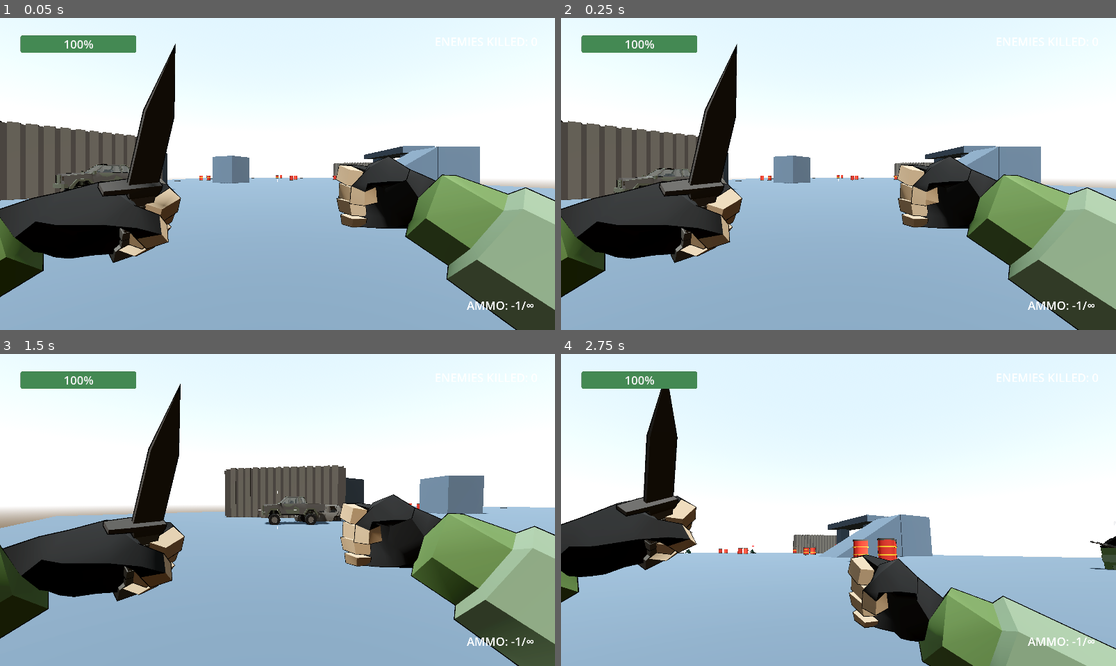
Above: before the commit, frames 1-4 (two rows, left to right).
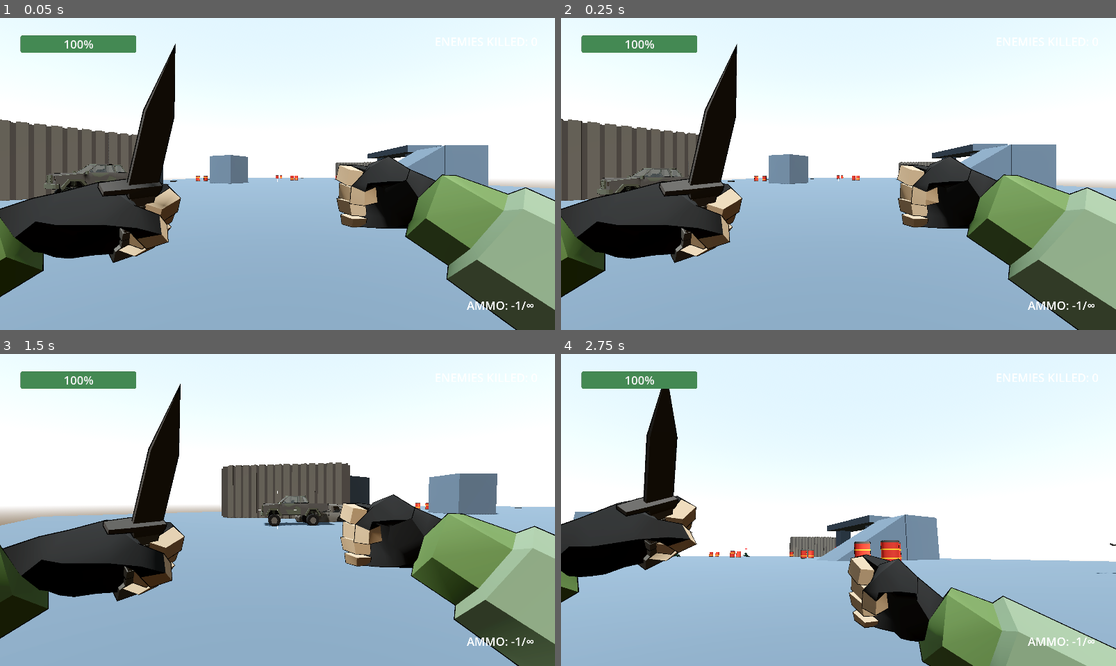
Above: after the commit, the same moments.

Repository: OGKushhh/FPS-OpenWorld
Game: Godot game, scene res://main.tscn
The game is run twice, just before and just after one commit, with the same random seed, the same clock (stepped at 60 frames per second) and the same inputs.
Inputs (mouse positions are in pixels of both pictures, inside the frame that each line leads up to):
- Up to frame 1 (0.05 s): no input
- Up to frame 2 (0.25 s): no input
- Up to frame 3 (1.5 s): move the mouse to (305, 510) at 0.52 s; hold F (activate) 0.53-1.28 s; hold W (forward) from 0.53 s (still down); right-click (305, 510) at 0.8 s; move the mouse to (249, 510) at 1.27 s; right-click (249, 510) at 1.35 s
- Up to frame 4 (2.75 s): keep holding W (forward); tap Ctrl (crouch) at 1.55 s; move the mouse to (849, 503) at 2.02 s; hold Ctrl (crouch) from 2.03 s (still down); click (849, 503) at 2.3 s

The runs differ from the first frame. In frame 1, 3.6% of the frame differs, in the area x 0-88%, y 32-59%; in frame 2, 1.8%; in frame 3, 2.9%; in frame 4, 2.2%.

Commit message:
ADS rework?

Diff:
--- a/common/hud/crosshair.gd
+++ b/common/hud/crosshair.gd
@@ -1,4 +1,15 @@
 extends Control
+
+# ══════════════════════════════════════════════════════════════════
+# CROSSHAIR.GD — Valorant Dynamic Crosshair + ADS Reticle Snap
+#
+# Hipfire: Crosshair stays fixed at screen center; bullets stray
+#          away from it via spread/recoil math.
+# ADS:     Crosshair DETACHES from center and SNAPS to the active
+#          spray coordinates — acts as a red-dot sight showing
+#          exactly where the next bullet will land.
+# ══════════════════════════════════════════════════════════════════
+
 
 # Dynamic crosshair elements
 @onready var crosshair_top: ColorRect = $CrosshairTop
@@ -12,6 +23,11 @@
 const LINE_WIDTH: float = 3.0
 const LINE_LENGTH: float = 10.0
 const CENTER_DOT_SIZE: float = 2.0
+
+# ADS crosshair settings (thinner lines, smaller dot — red-dot sight look)
+const ADS_LINE_WIDTH: float = 2.0
+const ADS_LINE_LENGTH: float = 6.0
+const ADS_CENTER_DOT_SIZE: float = 3.0  # Slightly larger dot for visibility
 
 # Spread-to-pixel mapping
 # 0.25° (Valorant first-shot) ≈ 10px from center at 1080p
@@ -25,6 +41,15 @@
 var target_spread: float = 20.0
 var is_aiming: bool = false
 
+# ── Reticle Snap State ───────────────────────────────────────────
+# When ADS, the crosshair offset tracks the weapon's accumulated
+# recoil pitch and yaw, converting them to 2D pixel displacements.
+# This makes the crosshair act as a red-dot sight: it shows
+# EXACTLY where the next bullet will land.
+var snap_offset_x: float = 0.0   # Horizontal pixel offset from spray yaw
+var snap_offset_y: float = 0.0   # Vertical pixel offset from spray pitch
+var snap_lerp_speed: float = 20.0  # How fast the crosshair snaps to spray
+
 
 func _ready() -> void:
         Global.aim_mode_changed.connect(_on_aim_mode_changed)
@@ -39,13 +64,73 @@
 func _process(delta: float) -> void:
         # Smoothly interpolate to target spread
         current_spread = lerp(current_spread, target_spread, delta * 12.0)
+
+        # Update reticle snap offset from weapon recoil when ADS
+        _update_snap_offset(delta)
+
         _update_crosshair_positions()
 
 
+func _update_snap_offset(delta: float) -> void:
+        if not is_aiming:
+                # When not ADS, snap offset decays back to zero
+                snap_offset_x = lerp(snap_offset_x, 0.0, delta * snap_lerp_speed)
+                snap_offset_y = lerp(snap_offset_y, 0.0, delta * snap_lerp_speed)
+                return
+
+        # Get the current weapon's recoil offsets
+        var weapon = _get_current_weapon()
+        if not weapon:
+                return
+
+        # Convert recoil degrees to pixel offset
+        var pixels_per_degree = _get_pixels_per_degree()
+
+        # The recoil_accumulated_pitch moves the crosshair UP (negative Y)
+        # because vertical recoil kicks the camera up, so the bullet
+        # impact point is above the center.
+        # The recoil_accumulated_yaw moves the crosshair left/right.
+        var target_y = -weapon.recoil_accumulated_pitch * pixels_per_degree
+        var target_x = weapon.recoil_accumulated_yaw * pixels_per_degree
+
+        # Smoothly interpolate snap for fluid feel
+        snap_offset_x = lerp(snap_offset_x, target_x, delta * snap_lerp_speed)
+        snap_offset_y = lerp(snap_offset_y, target_y, delta * snap_lerp_speed)
+
+
+func _get_pixels_per_degree() -> float:
+        # Calculate pixels per degree based on viewport and camera FOV.
+        # For perspective projection:
+        #   pixels_per_radian = viewport_height / (2 * tan(fov/2))
+        #   pixels_per_degree = pixels_per_radian * (PI / 180)
+        var camera = get_viewport().get_camera_3d()
+        if not camera:
+                # Fallback: assume 71° FOV at 1080p ≈ 15.2 px/deg
+                return size.y / 71.0
+
+        var fov_rad = deg_to_rad(camera.fov)
+        # Explicit grouping prevents left-to-right evaluation traps:
+        #   (viewport / denominator) * radians_to_degrees_factor
+        var pixels_per_degree = (size.y / (2.0 * tan(fov_rad / 2.0))) * (PI / 180.0)
+        return pixels_per_degree
+
+
+func _get_current_weapon():
+        if not Global.player:
+                return null
+
+        var weapons_manager = Global.player.get_node_or_null("WeaponsManager")
+        if not weapons_manager or not weapons_manager.current_weapon:
+                return null
+
+        var weapon = weapons_manager.current_weapon
+        if weapon.is_melee_weapon:
+                return null
+
+        return weapon
+
+
 func _on_player_velocity_changed(velocity: Vector3) -> void:
-        if is_aiming:
-                return
-
         # Calculate horizontal velocity magnitude
         var horizontal_velocity = Vector2(velocity.x, velocity.z).length()
 
@@ -86,39 +171,43 @@
         var center_x = size.x / 2.0
         var center_y = size.y / 2.0
 
+        # ── ADS Reticle Snap ─────────────────────────────────────
+        # When ADS, offset the crosshair center by the spray coordinates.
+        # The crosshair detaches from screen center and snaps to
+        # where the next bullet will actually land.
+        center_x += snap_offset_x
+        center_y += snap_offset_y
+
+        # ── ADS Visual Style ─────────────────────────────────────
+        # Use thinner lines and different dot size when ADS
+        var line_w = ADS_LINE_WIDTH if is_aiming else LINE_WIDTH
+        var line_l = ADS_LINE_LENGTH if is_aiming else LINE_LENGTH
+        var dot_s = ADS_CENTER_DOT_SIZE if is_aiming else CENTER_DOT_SIZE
+
         # Top line
-        crosshair_top.position = Vector2(center_x - LINE_WIDTH / 2.0, center_y - current_spread - LINE_LENGTH)
-        crosshair_top.size = Vector2(LINE_WIDTH, LINE_LENGTH)
+        crosshair_top.position = Vector2(center_x - line_w / 2.0, center_y - current_spread - line_l)
+        crosshair_top.size = Vector2(line_w, line_l)
 
         # Bottom line
-        crosshair_bottom.position = Vector2(center_x - LINE_WIDTH / 2.0, center_y + current_spread)
-        crosshair_bottom.size = Vector2(LINE_WIDTH, LINE_LENGTH)
+        crosshair_bottom.position = Vector2(center_x - line_w / 2.0, center_y + current_spread)
+        crosshair_bottom.size = Vector2(line_w, line_l)
 
         # Left line
-        crosshair_left.position = Vector2(center_x - current_spread - LINE_LENGTH, center_y - LINE_WIDTH / 2.0)
-        crosshair_left.size = Vector2(LINE_LENGTH, LINE_WIDTH)
+        crosshair_left.position = Vector2(center_x - current_spread - line_l, center_y - line_w / 2.0)
+        crosshair_left.size = Vector2(line_l, line_w)
 
         # Right line
-        crosshair_right.position = Vector2(center_x + current_spread, center_y - LINE_WIDTH / 2.0)
-        crosshair_right.size = Vector2(LINE_LENGTH, LINE_WIDTH)
+        crosshair_right.position = Vector2(center_x + current_spread, center_y - line_w / 2.0)
+        crosshair_right.size = Vector2(line_l, line_w)
 
         # Center dot
-        crosshair_center.position = Vector2(center_x - CENTER_DOT_SIZE / 2.0, center_y - CENTER_DOT_SIZE / 2.0)
-        crosshair_center.size = Vector2(CENTER_DOT_SIZE, CENTER_DOT_SIZE)
+        crosshair_center.position = Vector2(center_x - dot_s / 2.0, center_y - dot_s / 2.0)
+        crosshair_center.size = Vector2(dot_s, dot_s)
 
 
 func _on_aim_mode_changed(aim_mode: bool) -> void:
         is_aiming = aim_mode
-        if aim_mode:
-                # Hide crosshair when aiming down sights
-                crosshair_top.visible = false
-                crosshair_bottom.visible = false
-                crosshair_left.visible = false
-                crosshair_right.visible = false
-                crosshair_center.visible = false
-        else:
-                crosshair_top.visible = true
-                crosshair_bottom.visible = true
-                crosshair_left.visible = true
-                crosshair_right.visible = true
-                crosshair_center.visible = true
+        # NOTE: Crosshair stays VISIBLE in ADS mode now.
+        # Instead of hiding, it snaps to spray coordinates (reticle snap).
+        # The _update_crosshair_positions() function handles the visual
+        # offset based on the weapon's accumulated recoil.
--- a/common/utils/active_camera.gd
+++ b/common/utils/active_camera.gd
@@ -7,9 +7,9 @@
 var original_camera_rotation: Vector3
 
 # FOV management
-const BASE_FOV: float = 75.0
-const SPRINT_FOV: float = 85.0
-const CROUCH_FOV: float = 72.0  # Slightly tighter FOV when crouching
+const BASE_FOV: float = 71.0  # 71° vertical ≈ 103° horizontal at 16:9 (Valorant default)
+const SPRINT_FOV: float = 82.0  # Slight FOV increase on sprint
+const CROUCH_FOV: float = 68.0  # Slightly tighter FOV when crouching
 var target_fov: float = BASE_FOV
 var is_sprinting: bool = false
 var is_aiming: bool = false
@@ -21,68 +21,68 @@
 
 
 func _ready() -> void:
-	Global.camera_shake.connect(_on_camera_shake)
-	Global.active_camera_fov_changed.connect(_on_weapon_aim_fov_changed)
-	Global.player_sprinting_changed.connect(_on_player_sprinting_changed)
-	Global.player_crouching_changed.connect(_on_player_crouching_changed)
-	Global.aim_mode_changed.connect(_on_aim_mode_changed)
+        Global.camera_shake.connect(_on_camera_shake)
+        Global.active_camera_fov_changed.connect(_on_weapon_aim_fov_changed)
+        Global.player_sprinting_changed.connect(_on_player_sprinting_changed)
+        Global.player_crouching_changed.connect(_on_player_crouching_changed)
+        Global.aim_mode_changed.connect(_on_aim_mode_changed)
 
 
 func _process(delta: float) -> void:
-	# Smoothly interpolate camera FOV
-	main_camera.fov = lerp(main_camera.fov, target_fov, delta * 10.0)
+        # Smoothly interpolate camera FOV
+        main_camera.fov = lerp(main_camera.fov, target_fov, delta * 15.0)  # 15.0 = Valorant-style fast FOV transition
 
 
 func _on_weapon_aim_fov_changed(fov_angle: float) -> void:
-	# Store weapon aim FOV for when we're in aim mode
-	weapon_aim_fov = fov_angle
-	_update_target_fov()
+        # Store weapon aim FOV for when we're in aim mode
+        weapon_aim_fov = fov_angle
+        _update_target_fov()
 
 
 func _on_player_sprinting_changed(sprinting: bool) -> void:
-	is_sprinting = sprinting
-	_update_target_fov()
+        is_sprinting = sprinting
+        _update_target_fov()
 
 
 func _on_player_crouching_changed(crouching: bool) -> void:
-	is_crouching = crouching
-	_update_target_fov()
+        is_crouching = crouching
+        _update_target_fov()
 
 
 func _on_aim_mode_changed(aim_mode: bool) -> void:
-	is_aiming = aim_mode
-	_update_target_fov()
+        is_aiming = aim_mode
+        _update_target_fov()
 
 
 func _update_target_fov() -> void:
-	# Priority: Aim mode > Sprint > Crouch > Base
-	if is_aiming:
-		target_fov = weapon_aim_fov
-	elif is_sprinting:
-		target_fov = SPRINT_FOV
-	elif is_crouching:
-		target_fov = CROUCH_FOV
-	else:
-		target_fov = BASE_FOV
+        # Priority: Aim mode > Sprint > Crouch > Base
+        if is_aiming:
+                target_fov = weapon_aim_fov
+        elif is_sprinting:
+                target_fov = SPRINT_FOV
+        elif is_crouching:
+                target_fov = CROUCH_FOV
+        else:
+                target_fov = BASE_FOV
 
 
 func _on_camera_shake() -> void:
-	# Kill existing shake tween if running
-	if shake_tween:
-		shake_tween.kill()
+        # Kill existing shake tween if running
+        if shake_tween:
+                shake_tween.kill()
 
-	# Store original rotation (excluding recoil offsets)
-	original_camera_rotation = camera_holder.rotation
+        # Store original rotation (excluding recoil offsets)
+        original_camera_rotation = camera_holder.rotation
 
-	# Apply random shake offset
-	var shake_offset = Vector3(
-		randf_range(-shake_intensity, shake_intensity),
-		randf_range(-shake_intensity, shake_intensity),
-		randf_range(-shake_intensity, shake_intensity)
-	)
+        # Apply random shake offset
+        var shake_offset = Vector3(
+                randf_range(-shake_intensity, shake_intensity),
+                randf_range(-shake_intensity, shake_intensity),
+                randf_range(-shake_intensity, shake_intensity)
+        )
 
-	camera_holder.rotation = original_camera_rotation + shake_offset
+        camera_holder.rotation = original_camera_rotation + shake_offset
 
-	# Tween back to original rotation
-	shake_tween = create_tween()
-	shake_tween.tween_property(camera_holder, "rotation", original_camera_rotation, shake_duration)
+        # Tween back to original rotation
+        shake_tween = create_tween()
+        shake_tween.tween_property(camera_holder, "rotation", original_camera_rotation, shake_duration)
--- a/common/weapon/weapon.gd
+++ b/common/weapon/weapon.gd
@@ -42,10 +42,25 @@
 @export var reload_time: float = 1.5
 
 @export_group("gameplay connections")
-@export var focused_aim_fov: float = 60.0
 
 # Aim transition settings
 const AIM_TRANSITION_DURATION: float = 0.2
+
+# ── ADS Math Multipliers (Valorant Scaling Rules) ─────────────────
+# When ADS activates, three mathematical operations change instantly:
+# 1) FOV Zoom:      base_fov * ads_fov_multiplier      (20% zoom)
+# 2) Recoil Scale:  recoil * ads_recoil_multiplier      (15% less spray)
+# 3) Fire Rate:     rate * ads_firerate_multiplier      (10% slower cycle)
+# Base spread is wiped to 0.0 in ADS (perfect first shot).
+# Movement penalties remain at FULL value even in ADS (no run-and-gun!).
+
+@export_group("ADS Math Multipliers")
+@export var ads_fov_multiplier: float = 0.80        # 20% zoom — 71° * 0.80 = 56.8° ADS FOV
+@export var ads_recoil_multiplier: float = 0.85     # 15% less recoil jump per shot
+@export var ads_firerate_multiplier: float = 0.90   # 10% slower fire rate (longer cooldown)
+
+# Base camera FOV — 71° vertical ≈ 103° horizontal at 16:9 (Valorant default)
+const BASE_CAMERA_FOV: float = 71.0
 
 @export_group("sfx")
 @export var firing_sfx: AudioStreamPlayer3D
@@ -101,8 +116,7 @@
 @export var recoil_recovery_delay: float = 0.250    # Seconds before recovery begins (250ms)
 @export var recoil_recovery_speed: float = 8.0      # How fast camera returns (higher = faster)
 
-# Recoil multipliers
-@export var recoil_ads_multiplier: float = 0.7      # ADS reduces recoil to this fraction
+# Crouch recoil multiplier (ADS multiplier is in the ADS Math Multipliers group)
 @export var recoil_crouch_multiplier: float = 0.8   # Crouching reduces recoil to this fraction
 
 # ── Recoil Runtime State ─────────────────────────────────────────
@@ -132,7 +146,7 @@
 @export_group("accuracy")
 # Base spread when stationary (degrees) — Vandal = 0.25, Guardian = 0.1
 @export var base_spread_standing: float = 0.25
-@export var base_spread_ads: float = 0.05       # ADS near-perfect accuracy
+@export var base_spread_ads: float = 0.0        # ADS wipes base spread entirely (perfect first shot)
 @export var base_spread_crouch: float = 0.15    # Crouch tighter than standing
 
 # Movement speed thresholds
@@ -146,8 +160,8 @@
 @export var running_error_degrees: float = 5.0    # Running penalty (55%+ speed)
 @export var airborne_error_degrees: float = 10.0  # Airborne = can't aim
 
-# ADS reduces movement penalties by this fraction (0.5 = halved)
-@export var move_error_ads_reduction: float = 0.5
+# NOTE: Movement penalties are NOT reduced by ADS in Valorant.
+# You can't run-and-gun while zoomed — the full penalty applies.
 
 # Per-shot spread increment during sustained fire (bloom)
 # Each bullet adds this to the cone WHILE FIRING
@@ -289,7 +303,8 @@
         _reset_spread()
 
         if is_aimed:
-                Global.active_camera_fov_changed.emit(focused_aim_fov)
+                var ads_fov = BASE_CAMERA_FOV * ads_fov_multiplier
+                Global.active_camera_fov_changed.emit(ads_fov)
 
 
 func deactivate() -> void:
@@ -358,8 +373,8 @@
                 recoil_yaw = _get_recoil_yaw()
 
                 if is_aimed:
-                        recoil_pitch *= recoil_ads_multiplier
-                        recoil_yaw *= recoil_ads_multiplier
+                        recoil_pitch *= ads_recoil_multiplier
+                        recoil_yaw *= ads_recoil_multiplier
                 if is_player_crouching:
                         recoil_pitch *= recoil_crouch_multiplier
                         recoil_yaw *= recoil_crouch_multiplier
@@ -439,9 +454,22 @@
         if not is_melee_weapon:
                 current_bloom = min(current_bloom + firing_error_per_shot, max_spread_degrees)
 
-        # Start cooldown
+        # Start cooldown — ADS slows fire rate (longer interval between shots)
+        # Valorant fire rate math: base_firerate * multiplier = ADS firerate
+        #   base_firerate = 1.0 / cooldown (shots per second)
+        #   ads_firerate  = base_firerate * ads_firerate_multiplier
+        #   ads_cooldown  = 1.0 / ads_firerate
+        # Example: cooldown=0.1s → 10 rps. 10 * 0.90 = 9 rps → 0.1111s cooldown.
+        # This is a strict 10% reduction in shots/sec, NOT an 11% increase in delay.
         can_fire = false
-        cooldown_timer.start(cooldown)
+        var effective_cooldown: float
+        if is_aimed:
+                var base_firerate = 1.0 / cooldown
+                var ads_firerate = base_firerate * ads_firerate_multiplier
+                effective_cooldown = 1.0 / ads_firerate
+        else:
+                effective_cooldown = cooldown
+        cooldown_timer.start(effective_cooldown)
 
         # Camera shake
         Global.camera_shake.emit()
@@ -558,9 +586,10 @@
                 movement_penalty = walking_error_degrees
         # else: STATE: STANDING — below 30%, no movement penalty
 
-        # ADS reduces movement penalties
-        if is_aimed:
-                movement_penalty *= move_error_ads_reduction
+        # NOTE: Movement penalties are NOT reduced by ADS in Valorant.
+        # You can't run-and-gun while zoomed — the full penalty applies.
+        # This is intentional: ADS gives perfect first-shot accuracy (0.0 base)
+        # and reduced recoil, but you still pay the full movement price.
 
         # Crouch reduces movement penalties (separate from base spread)
         if is_player_crouching and not player_airborne:
@@ -731,10 +760,12 @@
                 var target_transform = focused_aim_position.transform if aim_mode else standard_aim_position.transform
                 aim_tween.tween_property(fps_arms_root, "transform", target_transform, AIM_TRANSITION_DURATION)
 
+        # ADS FOV: base_fov * multiplier = zoom (71.0 * 0.80 = 56.8° for Vandal)
         if aim_mode:
-                Global.active_camera_fov_changed.emit(focused_aim_fov)
+                var ads_fov = BASE_CAMERA_FOV * ads_fov_multiplier
+                Global.active_camera_fov_changed.emit(ads_fov)
                 if Global.debug_mode:
-                        print("AIM MODE: ", aim_mode, " - Weapon: ", name, " - FOV: ", focused_aim_fov)
+                        print("AIM MODE: ", aim_mode, " - Weapon: ", name, " - FOV: ", ads_fov, " (", BASE_CAMERA_FOV, " * ", ads_fov_multiplier, ")")
 
 
 # ══════════════════════════════════════════════════════════════════
--- a/project.godot
+++ b/project.godot
@@ -119,6 +119,10 @@
 ]
 }
 
+[input_devices]
+
+buffering/agile_event_flushing=true
+
 [layer_names]
 
 3d_render/layer_1="default"
